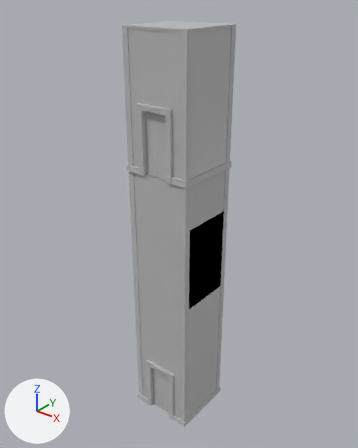
Before and after pictures for a commit that changed the FBX model Game/Assets/Penn Station/Models/Elevator.fbx.
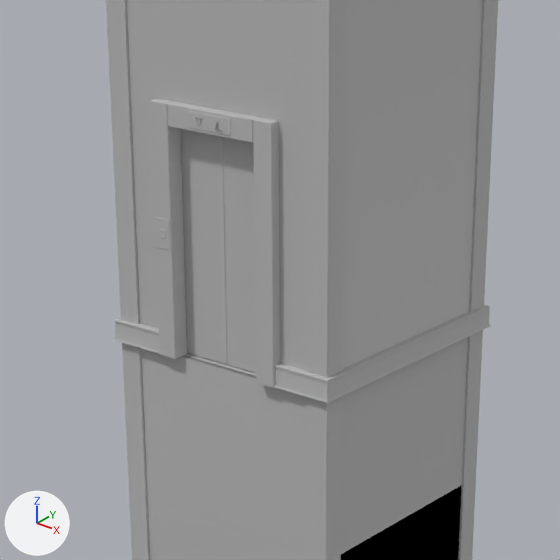
The first picture shows the older version from a camera (50 mm lens) standing at (12.27, -15.38, 19.46) and looking at (-0.24, 0.26, 9.77). The close-ups show both versions on the part from 26% to 70% of the width and 17% to 52% of the height of that picture; other places that the commit changed are outside them. Lighting does not change. The marker at lower left points along +X, +Y and +Z. Where no turn or scale is listed for an object, it has been applied to the vertices.

Script lines for the objects in view, before the commit:
```python
me_mesh = bpy.data.meshes.new('Mesh')
me_mesh.from_pydata(...)  # 2842 vertices, 2300 faces; spans x -156.0..156.0, y 0.0..1809.0, z -160.0..160.0
# faces by material slot: [30, 2270]
me_mesh.materials.append(mat_glass_mat)  # grey #bcbcbc
me_mesh.materials.append(mat_metal_mat)  # grey #bcbcbc
me_mesh_002 = bpy.data.meshes.new('Mesh.002')
me_mesh_002.from_pydata(...)  # 16 vertices, 8 faces; spans x 0.0..0.59, y -1.38..-1.27, z 12.51..15.11
me_mesh_002.materials.append(mat_metal_mat)  # grey #bcbcbc
me_mesh_003 = bpy.data.meshes.new('Mesh.003')
me_mesh_003.from_pydata(...)  # 16 vertices, 8 faces; spans x -0.59..0.0, y -1.38..-1.27, z 12.51..15.11
me_mesh_003.materials.append(mat_metal_mat)  # grey #bcbcbc
ob_door_floor2_xnegzpos = bpy.data.objects.new('Door_Floor2_XnegZpos', me_mesh_003)
ob_door_floor2_xnegzpos.location = (0.0, 0.0, 0.0)
ob_door_floor2_xposzpos = bpy.data.objects.new('Door_Floor2_XposZpos', me_mesh_002)
ob_door_floor2_xposzpos.location = (0.0, 0.0, 0.0)
ob_elevator_frame = bpy.data.objects.new('Elevator_Frame', me_mesh)
ob_elevator_frame.parent = ob_elevator_model
ob_elevator_frame.location = (0.0, 0.0, 0.0)
```
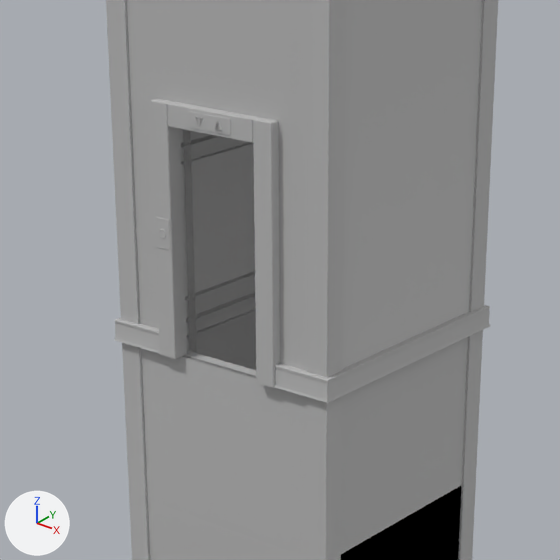
Pixel boxes (x1, y1, x2, y2) of what changed, in the close-ups (560 x 560 px):
'Door_Floor2_XnegZpos', deleted
    before: (181, 129, 228, 364)
'Door_Floor2_XposZpos', deleted
    before: (223, 138, 256, 373)

What the commit changed:
Object 'Door_Floor2_XposZpos' (ob_door_floor2_xposzpos) is deleted.
Object 'Door_Floor2_XnegZpos' (ob_door_floor2_xnegzpos) is deleted.
